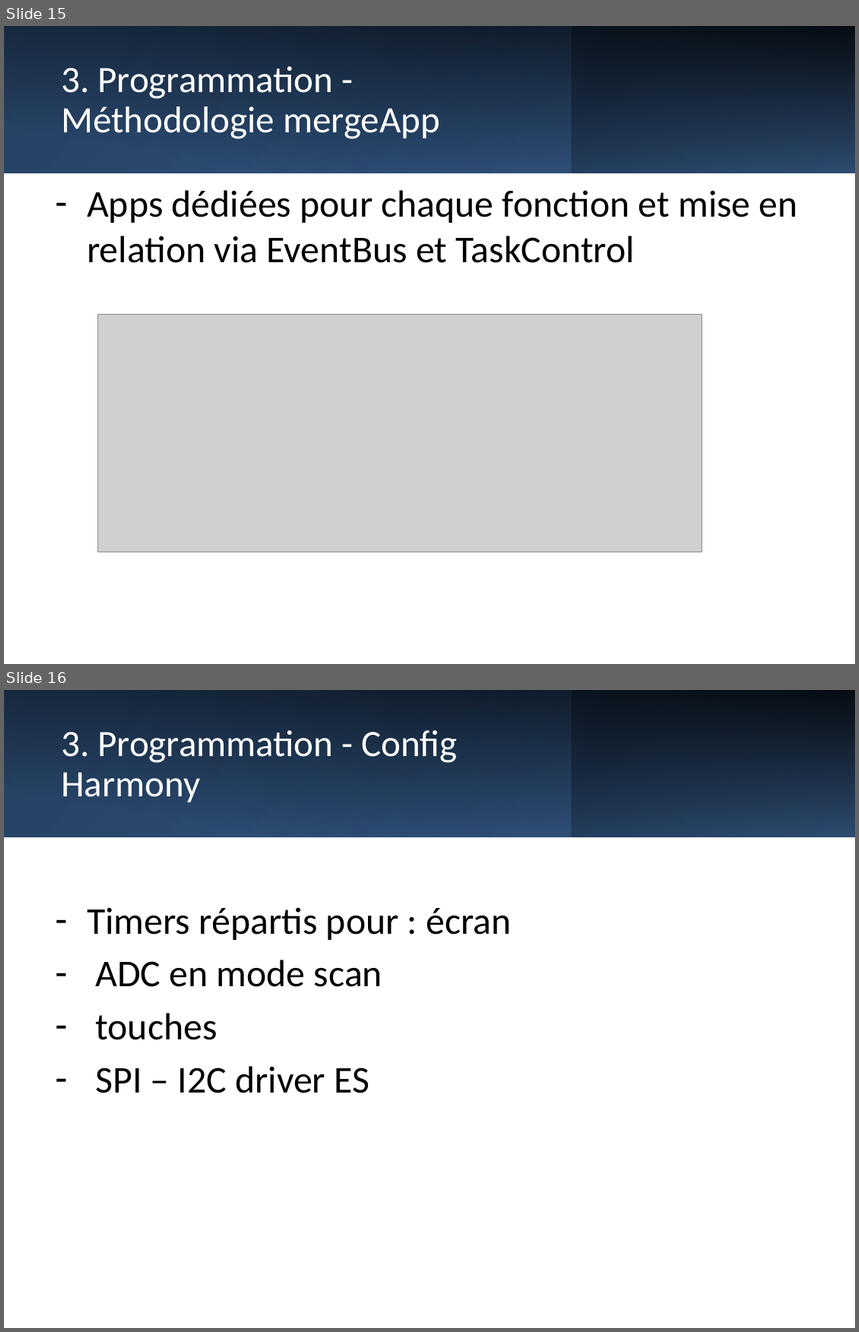
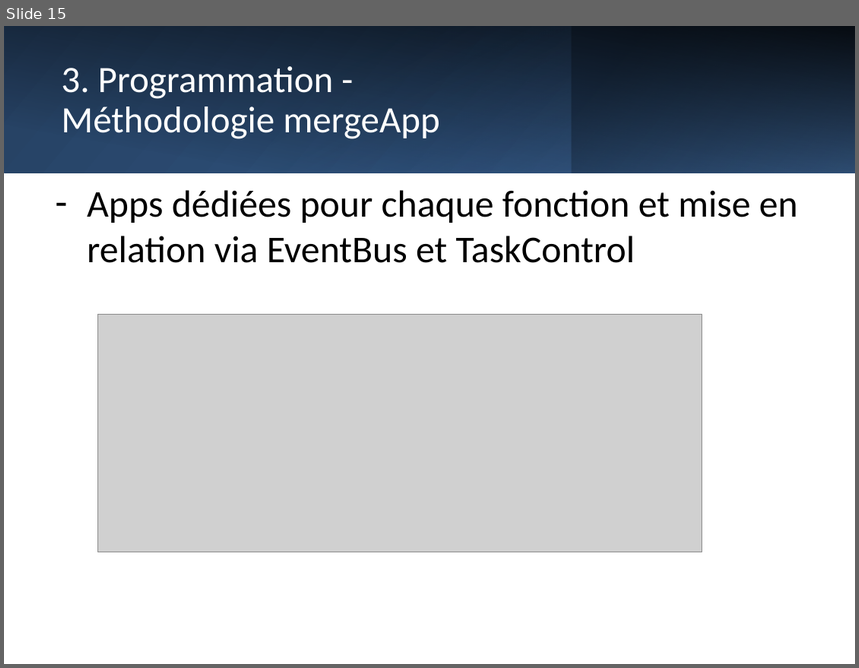
Before and after one commit to Sweedy3960/2414_SPB7_DOC, a slide deck: Doc/2414_Presentation.pptx. Shown one above the other, each under a label of ours: slides 15 and 16 before the commit, slide 15 after it. The pictures are 859x1332 and 859x668 pixels, drawn with LibreOffice and Linux fonts; fonts in the diff are those of the drawing; grey boxes stand for pictures. Boxes give left, top, right and bottom in pixels: in the first picture for what was removed or moved away, otherwise in the second. Text is boxed around its words. In the diff, an @@ line names an element or a change of style, - is before the commit and + after.

```diff
--- a/Doc/2414_Presentation.pptx
+++ b/Doc/2414_Presentation.pptx
@@ slide 16 removed at <box>4,690,855,1328</box>, background #FFFFFF @@
@@ rectangle removed at <box>4,690,855,837</box> @@
@@ rectangle removed at <box>4,690,855,837</box> @@
@@ rectangle removed at <box>272,690,572,837</box> @@
@@ rectangle removed at <box>572,690,855,837</box> @@
@@ title removed at <box>61,730,457,802</box> @@
-3. Programmation - Config Harmony
@@ text removed at <box>87,907,512,1094</box> @@
-– Timers répartis pour : écran
-– ADC en mode scan
-– touches
-– SPI – I2C driver ES
```
Also in this commit, not shown: 12 slides changed, 1 slide added, 1 other slide removed, 4 other files.
